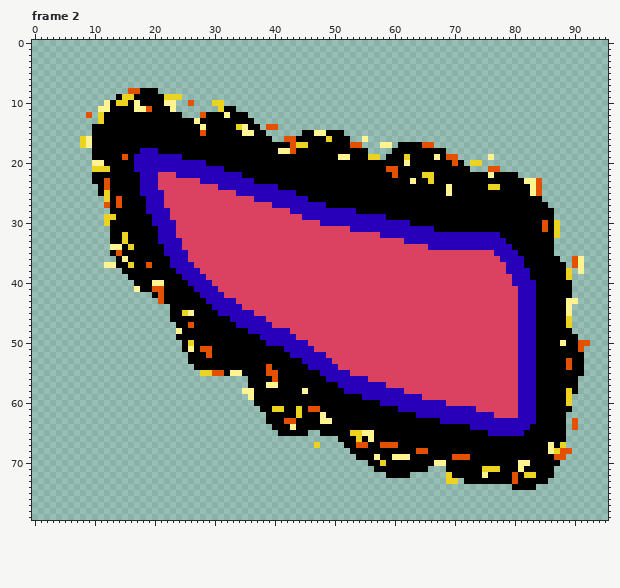
Pixel-art file: Assets/Raw/Sprites/Enemies/Boss4/PhaseSwitch/Left_2.aseprite. The picture above is the old version.
96x80 pixels, 8 frames. Shown: frame 2. The commit also changed other frames, which this record leaves out.
And afterwards:
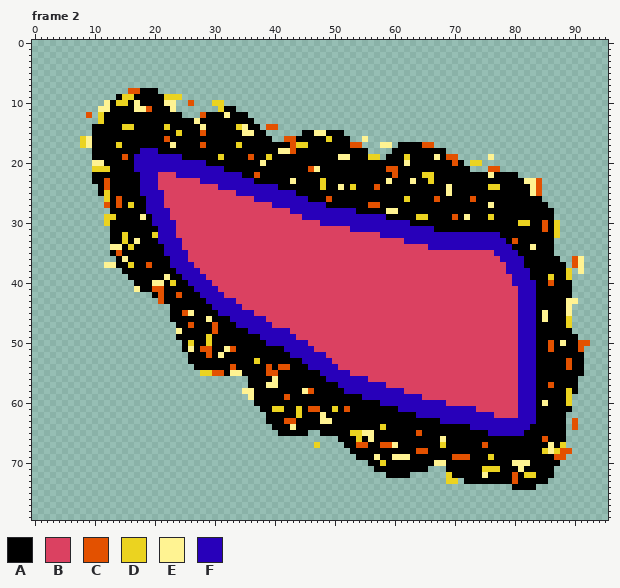
Palette (. is transparent): A #000000  B #db4161  C #e35100  D #ebd320  E #fff392  F #2800ba
Diff:
Changed rows in their new state; - is an unchanged pixel.
Frame 2, layer "Base":
first column x 14:
14 -DD-----D-------------------------------------------------------------
15 ----------D-----------------------------------------------------------
16 --------C-------------------------------------------------------------
17 D--------E----C-----D-------------------------------------------------
19 -----------------D----C--D--------------------------------------------
20 ------------------------E---------------------------------------------
21 --------------------------------CE------------------------------------
22 -----------------------C----------------------------------------------
23 -----------------------------E----D----------E------------------------
24 ----------------------------------D--E-D---C--------------------------
26 -----------------------------------C------------D----C-----C----------
27 --D---------------------------------------CC------------------E-------
28 ---------------------------------------------EE-----------------------
29 ----E---------------------------------------------DD----C-E---D-------
30 -------------------------------------------------------------------DD-
32 ------D---------------------------------------------------------------
33 ---E--------------------------------------------------------------C---
34 ---------------------------------------------------------------------E
first column x 22:
39 E---------------------------------------------------------------D
40 -D--------------------------------------------------------------C
42 --C--------------------------------------------------------------
45 ---C-----------------------------------------------------------E-
46 -------E-------------------------------------------------------E-
47 --------C--------------------------------------------------------
48 --------C--------------------------------------------------------
49 -------D---------------------------------------------------------
50 -------D--------------------------------------------------------C
51 ----------EC----------------------------------------------------C
52 ---------E-------------------------------------------------------
53 ---------------D-------------------------------------------------
54 -----------C-------CC--------------------------------------------
56 ------------------E----------------------------------------------
57 ----------------------------------------------------------------C
58 ------------------------C----------------------------------------
59 --------------------C--------------------------------------------
60 ---------------------------------------------------------------E-
61 ----------------------------D-C----------------------------------
64 ------------------------------------D----------------------------
65 ------------------------------------------C----------------------
66 ----------------------------------------------E----------------C-
67 --------------------------------------E-------D------C-----------
68 ---------------------------------------------------------------D-
69 ------------------------------------------------------D----------
70 ----------------------------------------------------------E------
